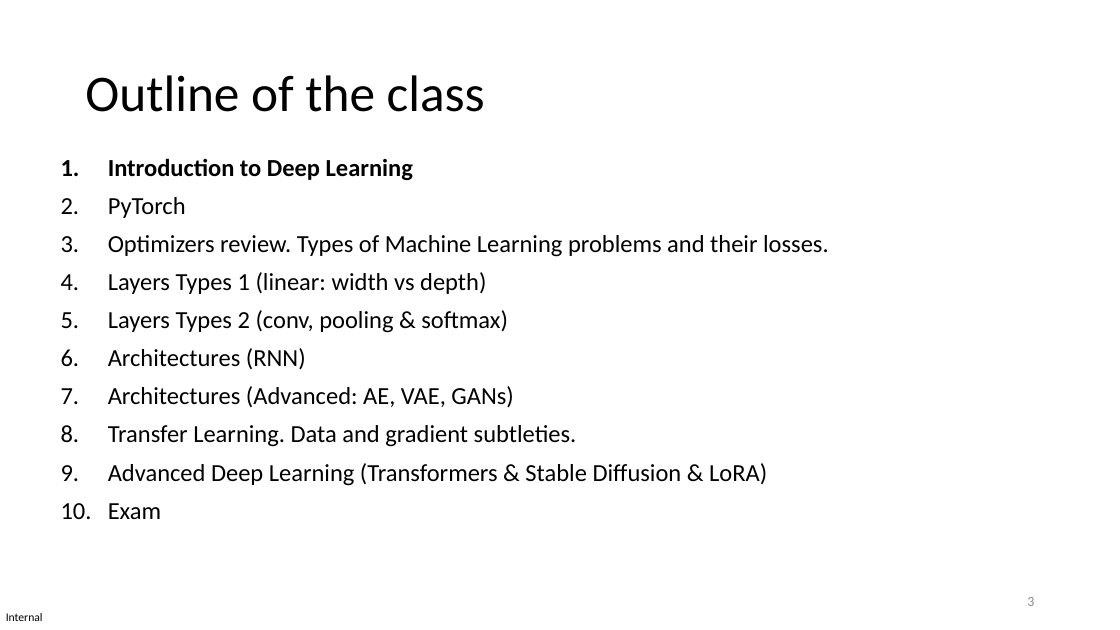
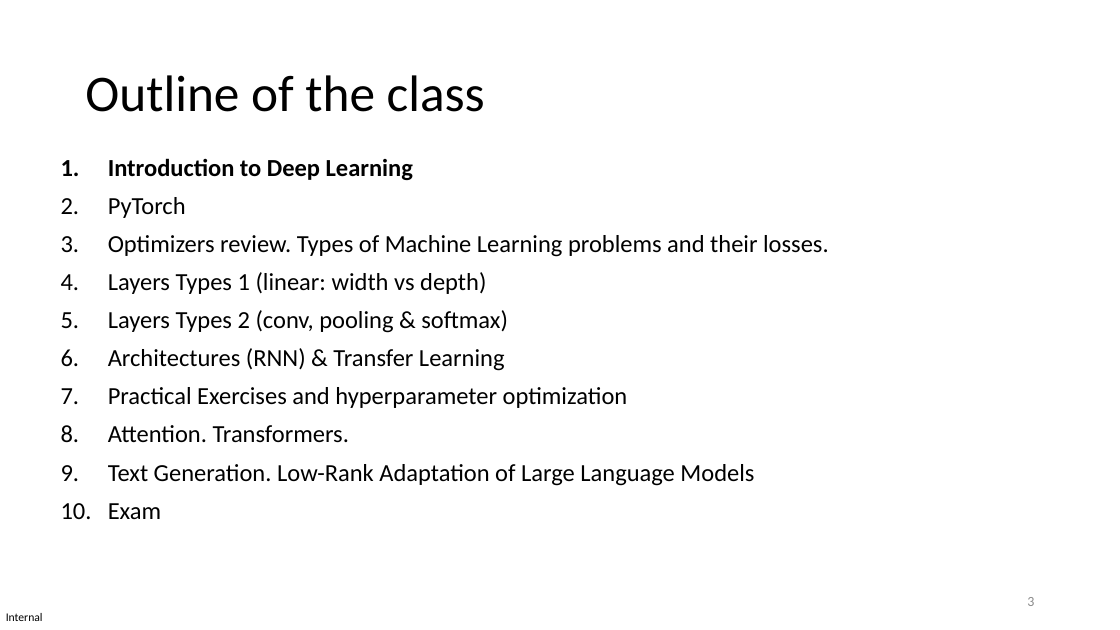
Before and after one commit to MICS-Lab/DeepLearningCourse2025, a slide deck: slide 3 of Slides/Slides_1.pptx. Drawn at 1120x630 pixels with LibreOffice and Linux fonts; fonts in the diff are those of the drawing. Boxes give left, top, right and bottom in pixels: in the first picture for what was removed or moved away, otherwise in the second. Text is boxed around its words. In the diff, an @@ line names an element or a change of style, - is before the commit and + after.

Commit message:
Updated Syllabus

```diff
--- a/Slides/Slides_1.pptx
+++ b/Slides/Slides_1.pptx
@@ text at bbox=[108, 348, 754, 486]: text changed @@
-6. Architectures (RNN)
-7. Architectures (Advanced: AE, VAE, GANs)
-8. Transfer Learning. Data and gradient subtleties.
-9. Advanced Deep Learning (Transformers & Stable Diffusion & LoRA)
+6. Architectures (RNN) & Transfer Learning
+7. Practical Exercises and hyperparameter optimization
+8. Attention. Transformers.
+9. Text Generation. Low-Rank Adaptation of Large Language Models
```
